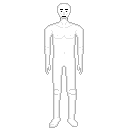
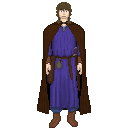
Layered file, before and after one edit (w=128, h=128). Changes by layer:
added layer "hair" above "cloak" over (56, 2, 72, 24)
added layer "cloak" above "jewelry" over (37, 20, 91, 115)
added layer "jewelry" above "belt" over (59, 21, 69, 28)
added layer "belt" above "Robes" over (47, 55, 63, 84)
added layer "Robes" above "Boots" over (43, 22, 85, 108)
added layer "Boots" above "Trousers" over (49, 111, 78, 128)
added layer "Trousers" above "Background" over (50, 100, 79, 113)
painted on "Background" over (44, 3, 84, 128)
